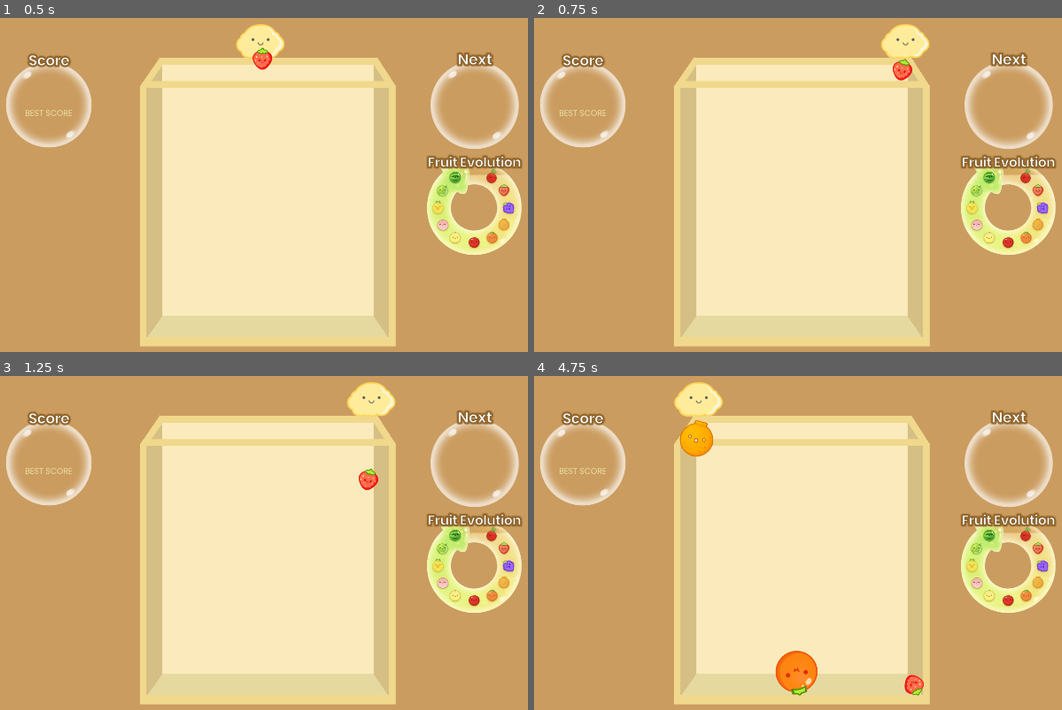
Above: before the commit, frames 1-4 (two rows, left to right).
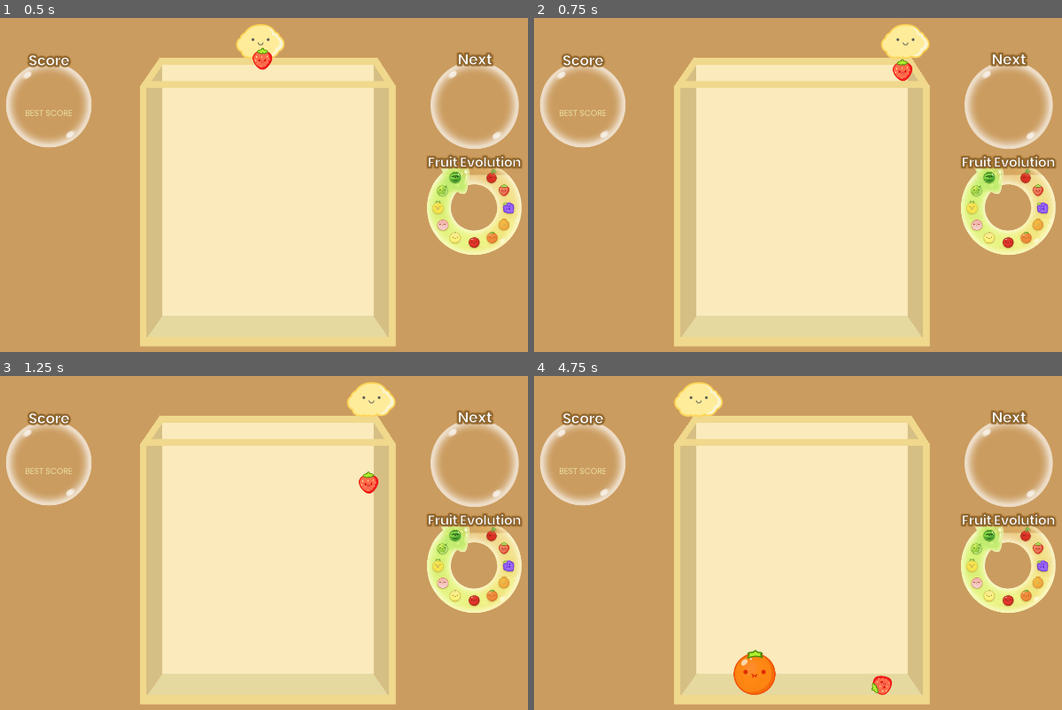
Above: after the commit, the same moments.

Repository: scohenpelletier1/aylins-suika-game
Game: Godot game, scene res://Scenes/gameView.tscn
Two runs of this game, one before a commit and one after it. Both use one fixed random seed, a clock stepped at 60 frames per second and the inputs below.
Inputs (mouse positions are in pixels of both pictures, inside the frame that each line leads up to):
- Up to frame 1 (0.5 s): no input
- Up to frame 2 (0.75 s): tap Enter at 0.5 s; move the mouse to (951, 181) at 0.52 s; click (951, 181) at 0.67 s
- Up to frame 3 (1.25 s): no input
- Up to frame 4 (4.75 s): move the mouse to (655, 579) at 1.27 s; click (655, 579) at 1.42 s; move the mouse to (866, 472) at 2.02 s; click (866, 472) at 2.17 s; move the mouse to (761, 639) at 2.77 s; click (761, 639) at 2.92 s; move the mouse to (1009, 619) at 3.52 s; click (1009, 619) at 3.67 s; move the mouse to (581, 499) at 4.27 s; click (581, 499) at 4.42 s

Frame 1 is identical in both runs. In frame 2, less than 0.1% of the frame differs, in the area x 67-72%, y 12-20%; in frame 3, 0.2%; in frame 4, 2.5%, in the area x 27-74%, y 13-96%.

Commit message:
1.2.3 Fixed some weight distribution
The fruits would like stick to each other before, but now they drop evenly. I also added some backend stuff to make it easier for coding in the future.

Diff:
--- a/Scenes/gameView.tscn
+++ b/Scenes/gameView.tscn
@@ -2,7 +2,7 @@
 
 [ext_resource type="Texture2D" uid="uid://b8dblm7jg6r66" path="res://Art/FruitEvolution.png" id="1_5gsrv"]
 [ext_resource type="PackedScene" uid="uid://ctwqc881eugyh" path="res://Sprites/player.tscn" id="1_nfojt"]
-[ext_resource type="Script" uid="uid://bl2jrygqgrxci" path="res://Scenes/game_manager.gd" id="5_0obh8"]
+[ext_resource type="PackedScene" uid="uid://df1ex3g2c05fp" path="res://game_manager.tscn" id="5_0obh8"]
 [ext_resource type="Texture2D" uid="uid://bw6tfb5n05ki4" path="res://Art/nextFruit.png" id="14_dxk1r"]
 [ext_resource type="Texture2D" uid="uid://jsio4bft86te" path="res://Art/score.png" id="15_l5n2q"]
 
@@ -211,5 +211,4 @@
 position = Vector2(-10, -39)
 shape = SubResource("RectangleShape2D_p0u6d")
 
-[node name="GameManager" type="Node2D" parent="."]
-script = ExtResource("5_0obh8")
+[node name="GameManager" parent="." instance=ExtResource("5_0obh8")]
--- a/Scenes/game_manager.gd
+++ b/Scenes/game_manager.gd
@@ -1,6 +1,10 @@
+# NOT SURE IF SCRIPT IS NEEDED RIGHT NOW
+
 extends Node2D
 
 var score : int = 0
+var fruit_dropped : bool = false
+var playing : bool = true
 
 # Called when the node enters the scene tree for the first time.
 func _ready() -> void:
--- a/Scripts/fruit_behavior.gd
+++ b/Scripts/fruit_behavior.gd
@@ -1,4 +1,6 @@
 extends RigidBody2D
+signal dropped
+
 var velocity := 10
 var was_dropped : bool = false;
 
@@ -12,7 +14,7 @@
 	pass
 
 func _physics_process(delta: float) -> void:
-	if (!was_dropped):
+	if (!GameManager.fruit_dropped):
 		if (Input.is_mouse_button_pressed(MOUSE_BUTTON_LEFT)):
 			# make the fruit a child of game view instead of player behavior
 			var current_position = Vector2(global_position.x, global_position.y)
@@ -21,4 +23,4 @@
 
 			# move it down
 			freeze = false
-			was_dropped = true;
+			emit_signal("dropped")
--- a/Scripts/playerBehavior.gd
+++ b/Scripts/playerBehavior.gd
@@ -1,4 +1,5 @@
 extends CharacterBody2D
+
 var speed := Vector2(0, 0)
 var fruit_choice := RandomNumberGenerator.new()
 var current_fruit : int
@@ -34,15 +35,20 @@
 	move_and_slide()
 
 func spawn_fruits():
-	while true:
+	while (GameManager.playing):
+		await get_tree().process_frame
+
 		# create the fruit
 		var fruit_instance = fruits[current_fruit].instantiate()
 		fruit_instance.position = Vector2(3, 60)
 
 		add_child(fruit_instance)
 
-		# wait 2 seconds for next fruit
+		# wait 2 seconds for next fruit after it's dropped
+		await fruit_instance.dropped
+
 		await get_tree().create_timer(2).timeout
+		GameManager.fruit_dropped = false
 
 		# get the new fruits
 		current_fruit = next_fruit
--- a/Sprites/cherry.tscn
+++ b/Sprites/cherry.tscn
@@ -1,16 +1,21 @@
-[gd_scene load_steps=3 format=3 uid="uid://cclomew5xjo6u"]
+[gd_scene load_steps=5 format=3 uid="uid://cclomew5xjo6u"]
 
 [ext_resource type="Texture2D" uid="uid://d4a27go4rxkuk" path="res://Art/cherry.png" id="1_8pvkm"]
+[ext_resource type="PhysicsMaterial" uid="uid://d1xd1idv7448f" path="res://fruit_physics.tres" id="1_b7rhq"]
 [ext_resource type="Script" uid="uid://dtu1sk0o2ir4d" path="res://Scripts/fruit_behavior.gd" id="1_ibmso"]
 
+[sub_resource type="CircleShape2D" id="CircleShape2D_b7rhq"]
+radius = 29.577465
+
 [node name="Cherry" type="RigidBody2D"]
+physics_material_override = ExtResource("1_b7rhq")
 script = ExtResource("1_ibmso")
-
-[node name="CollisionPolygon2D" type="CollisionPolygon2D" parent="."]
-position = Vector2(4, -33)
-scale = Vector2(0.71, 0.71)
-polygon = PackedVector2Array(0, 0, -7, 6, -12, 14, -12, 24, -23, 27, -32, 34, -38, 45, -40, 56, -37, 66, -31, 74, -22, 80, -12, 83, -1, 80, 8, 75, 15, 64, 18, 54, 16, 42, 10, 33, -2, 26, -4, 22, -4, 18, 2, 21, 10, 21, 17, 16, 16, 12, 7, 8, 3, 6)
 
 [node name="Sprite2D" type="Sprite2D" parent="."]
 scale = Vector2(0.71, 0.71)
 texture = ExtResource("1_8pvkm")
+
+[node name="CollisionPolygon2D" type="CollisionShape2D" parent="."]
+position = Vector2(-4, 5)
+scale = Vector2(0.71, 0.71)
+shape = SubResource("CircleShape2D_b7rhq")
--- a/Sprites/dekopan.tscn
+++ b/Sprites/dekopan.tscn
@@ -1,16 +1,21 @@
-[gd_scene load_steps=3 format=3 uid="uid://4jy52n3xxtf6"]
+[gd_scene load_steps=5 format=3 uid="uid://4jy52n3xxtf6"]
 
+[ext_resource type="PhysicsMaterial" uid="uid://d1xd1idv7448f" path="res://fruit_physics.tres" id="1_52at3"]
 [ext_resource type="Script" uid="uid://dtu1sk0o2ir4d" path="res://Scripts/fruit_behavior.gd" id="1_suuul"]
 [ext_resource type="Texture2D" uid="uid://egqpivx6gq6k" path="res://Art/dekopan.png" id="1_yk7dg"]
 
+[sub_resource type="CircleShape2D" id="CircleShape2D_52at3"]
+radius = 63.513515
+
 [node name="Dekopan" type="RigidBody2D"]
+physics_material_override = ExtResource("1_52at3")
 script = ExtResource("1_suuul")
-
-[node name="CollisionPolygon2D" type="CollisionPolygon2D" parent="."]
-position = Vector2(0, -43)
-scale = Vector2(0.74, 0.74)
-polygon = PackedVector2Array(0, 0, -24, -1, -27, 3, -27, 12, -37, 18, -45, 25, -54, 34, -59, 42, -63, 52, -66, 64, -66, 76, -63, 87, -60, 97, -54, 106, -48, 113, -40, 120, -30, 126, -20, 130, -7, 132, 6, 131, 21, 126, 33, 118, 43, 108, 50, 98, 55, 85, 58, 72, 56, 58, 51, 44, 44, 31, 36, 24, 28, 17, 21, 14, 22, 3, 16, 0)
 
 [node name="Sprite2D" type="Sprite2D" parent="."]
 scale = Vector2(0.74, 0.74)
 texture = ExtResource("1_yk7dg")
+
+[node name="CollisionPolygon2D" type="CollisionShape2D" parent="."]
+position = Vector2(-3, 8)
+scale = Vector2(0.74, 0.74)
+shape = SubResource("CircleShape2D_52at3")
--- a/Sprites/grape.tscn
+++ b/Sprites/grape.tscn
@@ -1,16 +1,23 @@
-[gd_scene load_steps=3 format=3 uid="uid://cqreymv06nfc5"]
+[gd_scene load_steps=5 format=3 uid="uid://cqreymv06nfc5"]
 
 [ext_resource type="Texture2D" uid="uid://cj6ifm6gfbu30" path="res://Art/grape.png" id="1_edxjd"]
+[ext_resource type="PhysicsMaterial" uid="uid://d1xd1idv7448f" path="res://fruit_physics.tres" id="1_pk0kr"]
 [ext_resource type="Script" uid="uid://dtu1sk0o2ir4d" path="res://Scripts/fruit_behavior.gd" id="1_slbxn"]
 
+[sub_resource type="CapsuleShape2D" id="CapsuleShape2D_pk0kr"]
+radius = 57.194183
+height = 120.56319
+
 [node name="Grape" type="RigidBody2D"]
+physics_material_override = ExtResource("1_pk0kr")
 script = ExtResource("1_slbxn")
-
-[node name="CollisionPolygon2D" type="CollisionPolygon2D" parent="."]
-position = Vector2(0, -34)
-scale = Vector2(0.71, 0.71)
-polygon = PackedVector2Array(1, 0, -10, 8, -26, 2, -33, 3, -35, 7, -47, 11, -48, 15, -43, 23, -42, 30, -48, 40, -50, 52, -44, 63, -47, 75, -42, 89, -30, 97, -18, 98, -10, 104, 1, 107, 12, 106, 18, 102, 29, 107, 42, 105, 54, 96, 57, 83, 53, 70, 58, 64, 60, 53, 57, 45, 58, 33, 54, 23, 45, 15, 32, 12, 23, 2, 11, -1, 1, 0)
 
 [node name="Sprite2D" type="Sprite2D" parent="."]
 scale = Vector2(0.71, 0.71)
 texture = ExtResource("1_edxjd")
+
+[node name="CollisionPolygon2D" type="CollisionShape2D" parent="."]
+position = Vector2(4.9999995, 5.9999995)
+rotation = -0.6623748
+scale = Vector2(0.71, 0.71)
+shape = SubResource("CapsuleShape2D_pk0kr")
--- a/Sprites/persimmon.tscn
+++ b/Sprites/persimmon.tscn
@@ -1,16 +1,21 @@
-[gd_scene load_steps=3 format=3 uid="uid://csp37jb7j522b"]
+[gd_scene load_steps=5 format=3 uid="uid://csp37jb7j522b"]
 
+[ext_resource type="PhysicsMaterial" uid="uid://d1xd1idv7448f" path="res://fruit_physics.tres" id="1_3ih7y"]
 [ext_resource type="Script" uid="uid://dtu1sk0o2ir4d" path="res://Scripts/fruit_behavior.gd" id="1_amg30"]
 [ext_resource type="Texture2D" uid="uid://dxw7dt7hbn1q1" path="res://Art/persimmon.png" id="1_vwww4"]
 
+[sub_resource type="CircleShape2D" id="CircleShape2D_3ih7y"]
+radius = 81.94445
+
 [node name="Persimmon" type="RigidBody2D"]
+physics_material_override = ExtResource("1_3ih7y")
 script = ExtResource("1_amg30")
-
-[node name="CollisionPolygon2D" type="CollisionPolygon2D" parent="."]
-position = Vector2(-2.9999998, -57.999996)
-scale = Vector2(0.72, 0.72)
-polygon = PackedVector2Array(0, 0, -9, 6, -25, 8, -31, 11, -30, 16, -51, 29, -67, 44, -76, 61, -82, 82, -82, 100, -77, 119, -67, 138, -56, 150, -41, 161, -23, 168, -1, 171, 25, 165, 47, 153, 62, 136, 73, 114, 77, 88, 72, 65, 62, 46, 49, 32, 34, 21, 27, 18, 28, 12, 25, 9, 10, 6)
 
 [node name="Sprite2D" type="Sprite2D" parent="."]
 scale = Vector2(0.72, 0.72)
 texture = ExtResource("1_vwww4")
+
+[node name="CollisionPolygon2D" type="CollisionShape2D" parent="."]
+position = Vector2(-5.0000005, 7)
+scale = Vector2(0.72, 0.72)
+shape = SubResource("CircleShape2D_3ih7y")
--- a/Sprites/strawberry.tscn
+++ b/Sprites/strawberry.tscn
@@ -1,16 +1,22 @@
-[gd_scene load_steps=3 format=3 uid="uid://cf8jfk8s2d8k"]
+[gd_scene load_steps=5 format=3 uid="uid://cf8jfk8s2d8k"]
 
 [ext_resource type="Script" uid="uid://dtu1sk0o2ir4d" path="res://Scripts/fruit_behavior.gd" id="1_gu0xn"]
+[ext_resource type="PhysicsMaterial" uid="uid://d1xd1idv7448f" path="res://fruit_physics.tres" id="1_h085a"]
 [ext_resource type="Texture2D" uid="uid://cbvpfharoem5k" path="res://Art/strawberry.png" id="1_y1u1h"]
 
+[sub_resource type="CapsuleShape2D" id="CapsuleShape2D_h085a"]
+radius = 38.571426
+height = 85.71429
+
 [node name="Strawberry" type="RigidBody2D"]
+physics_material_override = ExtResource("1_h085a")
 script = ExtResource("1_gu0xn")
-
-[node name="CollisionPolygon2D" type="CollisionPolygon2D" parent="."]
-position = Vector2(3, -31)
-scale = Vector2(0.7, 0.7)
-polygon = PackedVector2Array(0, 0, -3, 0, -6, 5, -13, 7, -20, 10, -23, 15, -29, 20, -35, 26, -38, 33, -40, 41, -38, 49, -35, 58, -31, 65, -26, 71, -21, 76, -14, 82, -8, 84, -3, 85, 3, 85, 10, 82, 17, 76, 24, 69, 31, 59, 35, 51, 37, 43, 37, 35, 32, 25, 26, 19, 21, 16, 20, 12, 15, 9, 8, 7, 5, 4, 4, 1, 1, 0)
 
 [node name="Sprite2D" type="Sprite2D" parent="."]
 scale = Vector2(0.7, 0.7)
 texture = ExtResource("1_y1u1h")
+
+[node name="CollisionPolygon2D" type="CollisionShape2D" parent="."]
+position = Vector2(0.99999994, -0.99999905)
+scale = Vector2(0.7, 0.7)
+shape = SubResource("CapsuleShape2D_h085a")
--- /dev/null
+++ b/fruit_physics.tres
@@ -0,0 +1,4 @@
+[gd_resource type="PhysicsMaterial" format=3 uid="uid://d1xd1idv7448f"]
+
+[resource]
+absorbent = true
--- /dev/null
+++ b/game_manager.tscn
@@ -0,0 +1,6 @@
+[gd_scene load_steps=2 format=3 uid="uid://df1ex3g2c05fp"]
+
+[ext_resource type="Script" uid="uid://bl2jrygqgrxci" path="res://Scenes/game_manager.gd" id="1_70yv6"]
+
+[node name="GameManager" type="Node2D"]
+script = ExtResource("1_70yv6")
--- a/project.godot
+++ b/project.godot
@@ -15,6 +15,10 @@
 config/features=PackedStringArray("4.5", "GL Compatibility")
 config/icon="res://icon.svg"
 
+[autoload]
+
+GameManager="*res://game_manager.tscn"
+
 [display]
 
 window/size/viewport_width=1920
